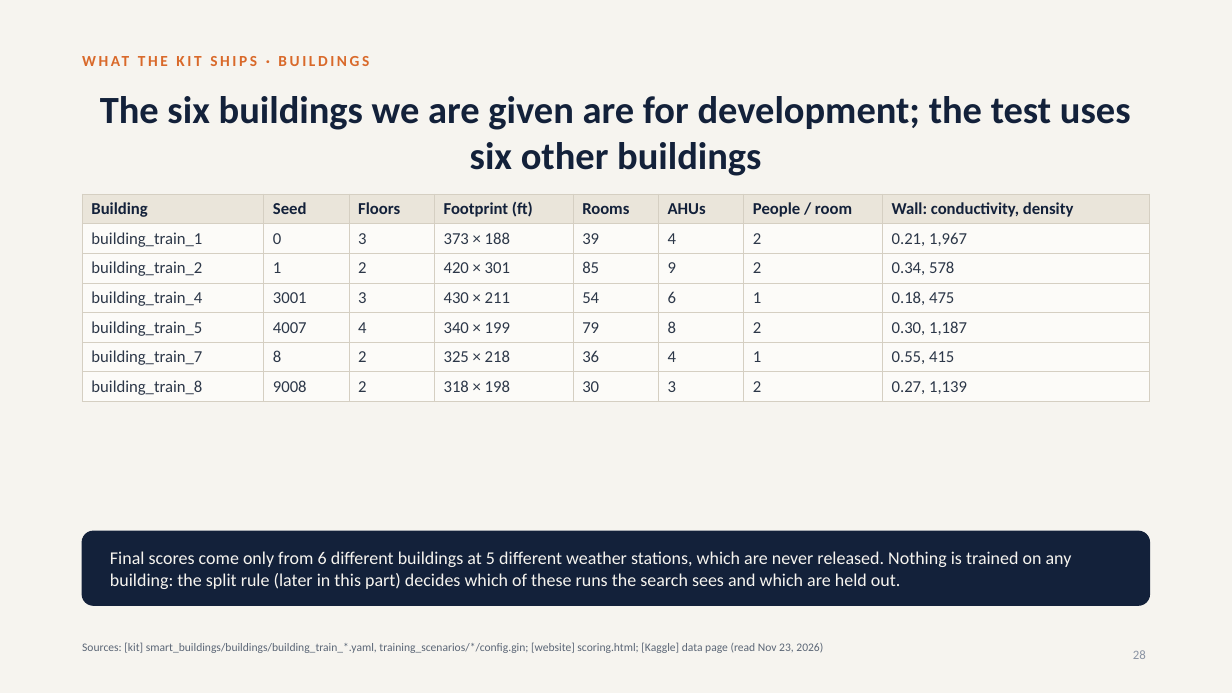
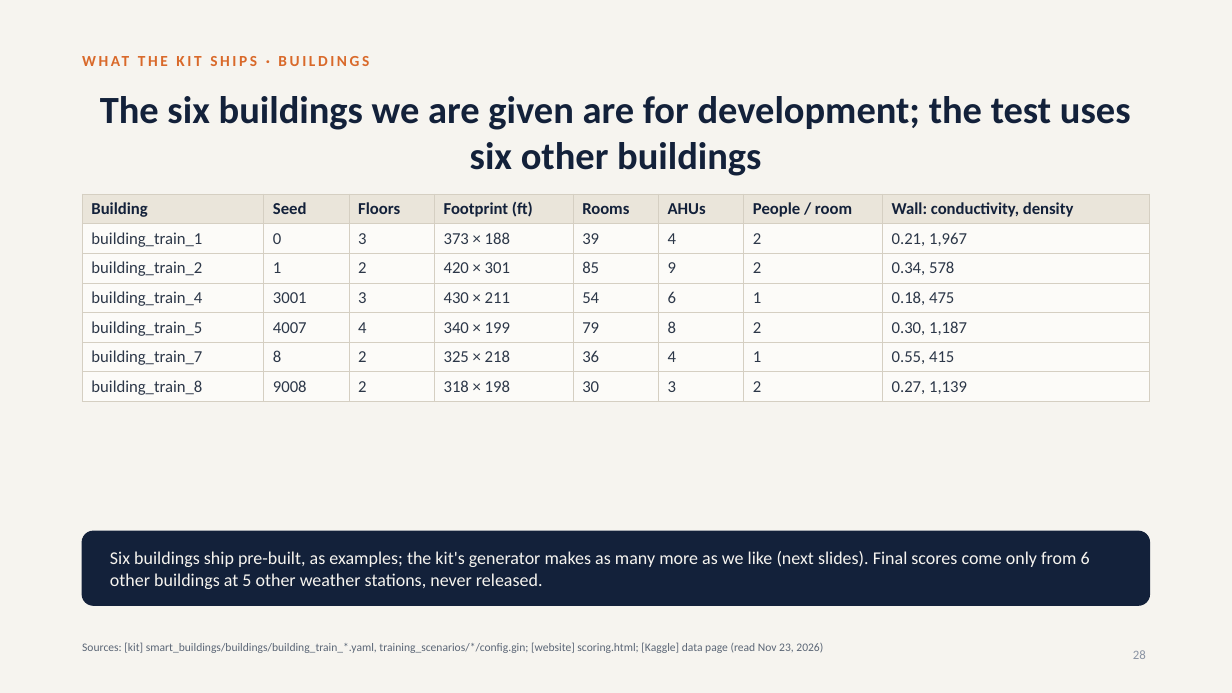
Before and after one commit to srivathsanb14/working-code, a slide deck: slide 28 of docs/One_Controller_for_Every_Building_meeting.pptx. Drawn at 1232x693 pixels with LibreOffice and Linux fonts; fonts in the diff are those of the drawing. Boxes give left, top, right and bottom in pixels: in the first picture for what was removed or moved away, otherwise in the second. Text is boxed around its words. In the diff, an @@ line names an element or a change of style, - is before the commit and + after.

```diff
--- a/docs/One_Controller_for_Every_Building_meeting.pptx
+++ b/docs/One_Controller_for_Every_Building_meeting.pptx
@@ text at (x1=110, y1=551, x2=1090, y2=589): text changed @@
-Final scores come only from 6 different buildings at 5 different weather stations, which are never released. Nothing is trained on any building: the split rule (later in this part) decides which of these runs the search sees and which are held out.
+Six buildings ship pre-built, as examples; the kit's generator makes as many more as we like (next slides). Final scores come only from 6 other buildings at 5 other weather stations, never released.
```
Also in this commit, not shown: 6 other slides changed, 2 slides added, 4 other files.
